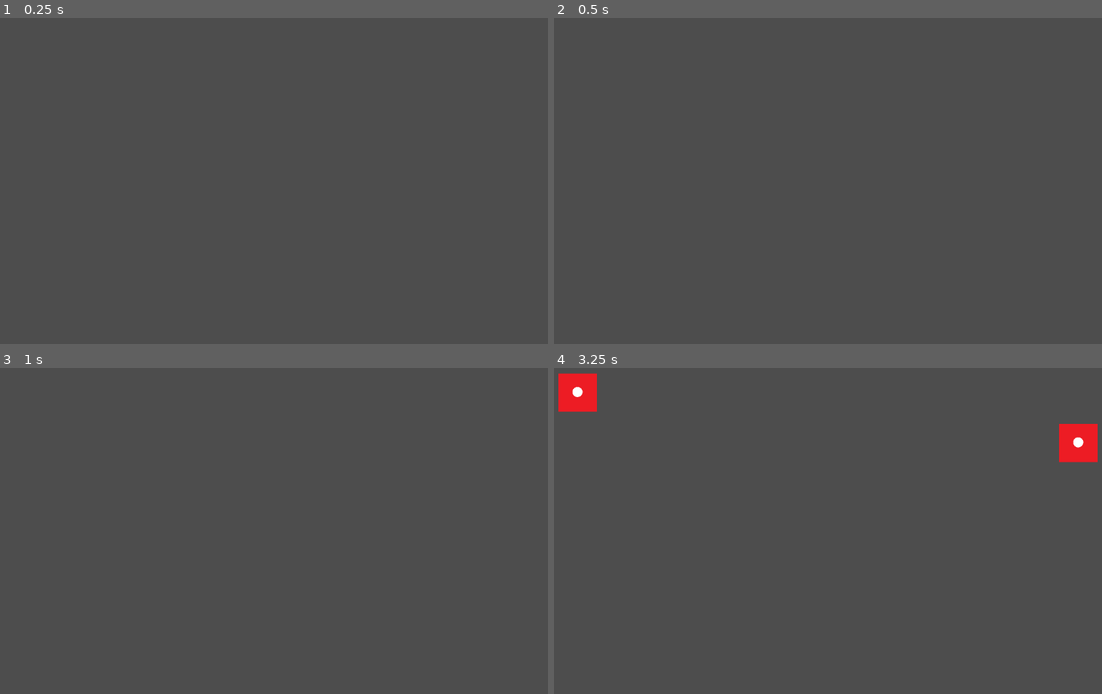
Above: before the commit, frames 1-4 (two rows, left to right).
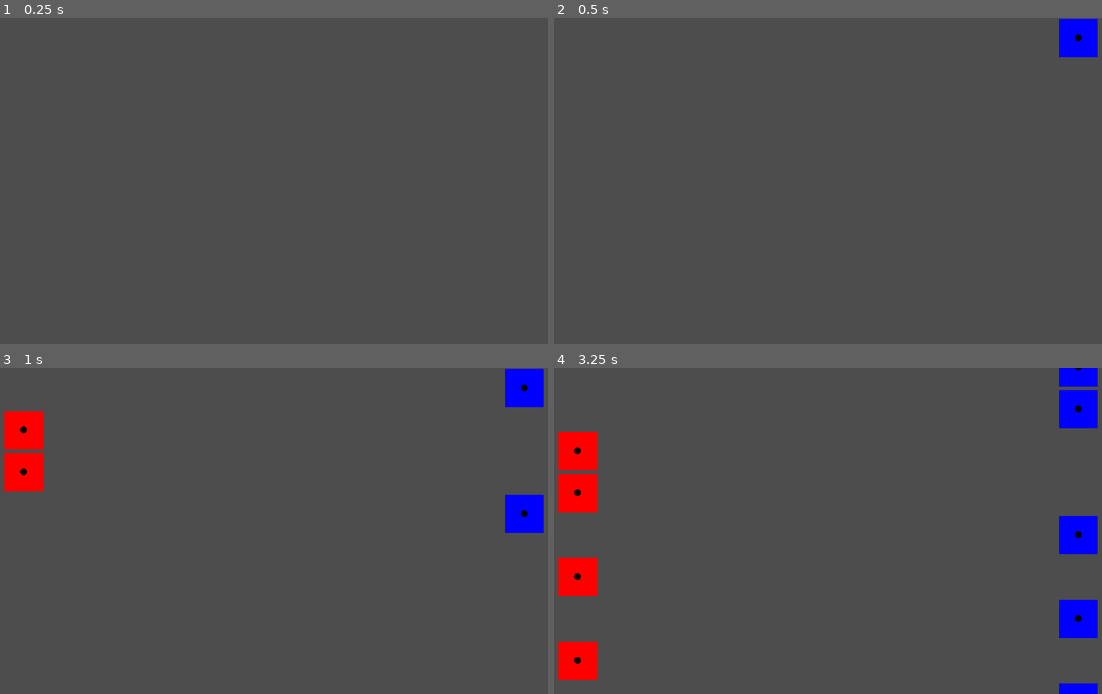
Above: after the commit, the same moments.

Repository: thechonkpotato/jittaclick
Game: Godot game, scene res://main.tscn
The game is run twice, just before and just after one commit, with the same random seed, the same clock (stepped at 60 frames per second) and the same inputs.
Inputs:
- Up to frame 1 (0.25 s): no input
- Up to frame 2 (0.5 s): no input
- Up to frame 3 (1 s): hold Right (right) from 0.53 s (still down)
- Up to frame 4 (3.25 s): release Right (right) at 1.28 s; hold Left (left) 1.28-2.03 s; hold Right (right) from 2.03 s (still down)

Frame 1 is identical in both runs. In frame 2, 0.8% of the frame differs, in the area x 92-100%, y 0-13%; in frame 3, 3.4%; in frame 4, 8.1%, in the area x 0-100%, y 0-100%.

Commit message:
feat: Add sound effects
Add sound effects
Update input manager

Diff:
--- a/box.gd
+++ b/box.gd
@@ -1,6 +1,6 @@
 extends Area2D
 
-@export var speed: float = 100.0
+@export var speed: float = 500.0
 
 var x_range := 0.0
 var y_range := 0.0
@@ -15,9 +15,11 @@
 	if randf() < 0.5:
 		global_position.x = padding
 		set_meta('side', 'left')
+		modulate = Color.RED
 	else:
 		global_position.x = x_range - padding
 		set_meta('side', 'right')
+		modulate = Color.BLUE
 
 	global_position.y = -y_size
 
--- a/input_manager.gd
+++ b/input_manager.gd
@@ -3,25 +3,58 @@
 @onready var block_cluster = $Blocks
 @onready var cam = $Camera2D
 
+var bpm: float = 200
+
 const block_scene: PackedScene = preload('res://box.tscn')
+var blocks: Array[Array] = []
+
+var left_points := 0
+var right_points := 0
 
 func _ready():
 	cam.position.x = cam.get_viewport_rect().size.x / 2
 	cam.position.y = cam.get_viewport_rect().size.y / 2
 
+	$Timer.wait_time = 30 / bpm
 	randomize()
 
 func _physics_process(_delta):
 	if Input.is_action_just_pressed('left'):
-		print('left')
+		test_for_blocks('left')
+		print(left_points)
+
 	if Input.is_action_just_pressed('right'):
-		print('right')
+		test_for_blocks('right')
+		print(right_points)
 
 func _on_timer_timeout():
+	#$Sound/GoodHit.play()
 	var block: Area2D = block_scene.instantiate()
 
 	block_cluster.add_child(block)
 	$Timer.start()
 
 func _on_area_2d_area_entered(area: Area2D):
-	print('orientation: ' + area.get_meta('side'))
+	blocks.append(
+		[area, area.get_meta('side')]
+	)
+	$Sound/GoodHit.play()
+
+func _on_area_2d_area_exited(area: Area2D):
+	blocks.erase(
+		[area, area.get_meta('side')]
+	)
+
+func test_for_blocks(input_side: String):
+	for datapiece in blocks:
+		var block = datapiece[0]
+		var side = datapiece[1]
+		if side == input_side:
+			block.queue_free()
+			blocks.erase(
+				[block, side]
+			)
+			if input_side == 'left':
+				left_points += 1
+			elif input_side == 'right':
+				right_points += 1
--- a/main.tscn
+++ b/main.tscn
@@ -1,6 +1,8 @@
 [gd_scene format=3 uid="uid://cqso6pdcr62wj"]
 
 [ext_resource type="Script" uid="uid://73avcwnhpuhm" path="res://input_manager.gd" id="1_ig7tw"]
+[ext_resource type="AudioStream" uid="uid://uqhf5lxu5psd" path="res://assets/sounds/632686.mp3" id="2_0xm2m"]
+[ext_resource type="AudioStream" uid="uid://bfau6rjt18aa2" path="res://assets/sounds/freesound_community-metronome-85688.mp3" id="3_h2yge"]
 
 [sub_resource type="RectangleShape2D" id="RectangleShape2D_ig7tw"]
 size = Vector2(1165, 117)
@@ -9,6 +11,7 @@
 script = ExtResource("1_ig7tw")
 
 [node name="Timer" type="Timer" parent="." unique_id=5127050]
+wait_time = 0.25
 autostart = true
 
 [node name="Blocks" type="Node2D" parent="." unique_id=1959254111]
@@ -21,5 +24,17 @@
 position = Vector2(575, 596.5)
 shape = SubResource("RectangleShape2D_ig7tw")
 
+[node name="Sound" type="Node2D" parent="." unique_id=1215292528]
+
+[node name="LaMusica" type="AudioStreamPlayer2D" parent="Sound" unique_id=92006644]
+stream = ExtResource("2_0xm2m")
+volume_db = -16.223
+autoplay = true
+
+[node name="GoodHit" type="AudioStreamPlayer2D" parent="Sound" unique_id=879688335]
+stream = ExtResource("3_h2yge")
+volume_db = 9.062
+
 [connection signal="timeout" from="Timer" to="." method="_on_timer_timeout"]
 [connection signal="area_entered" from="Area2D" to="." method="_on_area_2d_area_entered"]
+[connection signal="area_exited" from="Area2D" to="." method="_on_area_2d_area_exited"]
Binary file changed: assets/box.png
Not shown, added: assets/sounds/dragon-studio-ding-402325.mp3.import
Not shown, added: assets/sounds/freesound_community-metronome-85688.mp3.import
Not shown, added: assets/sounds/dragon-studio-ding-402325.mp3
Not shown, added: assets/sounds/freesound_community-metronome-85688.mp3
